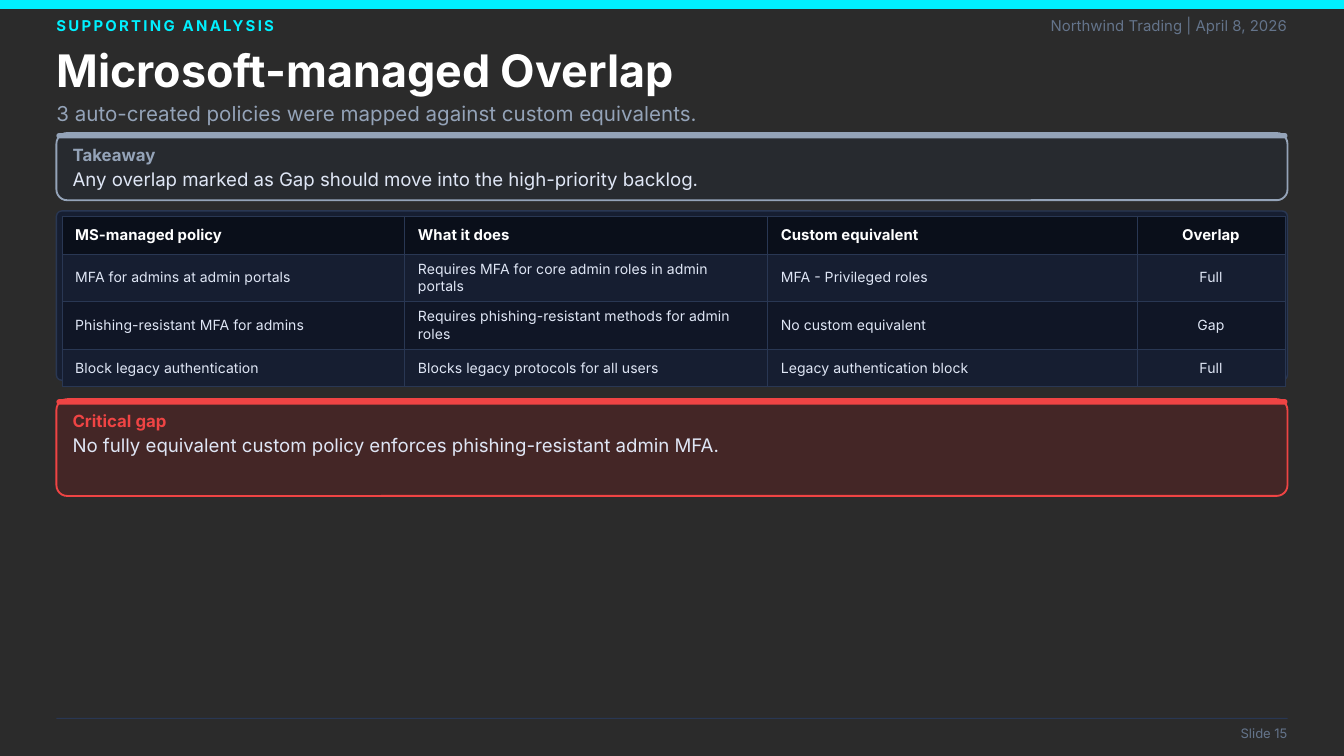
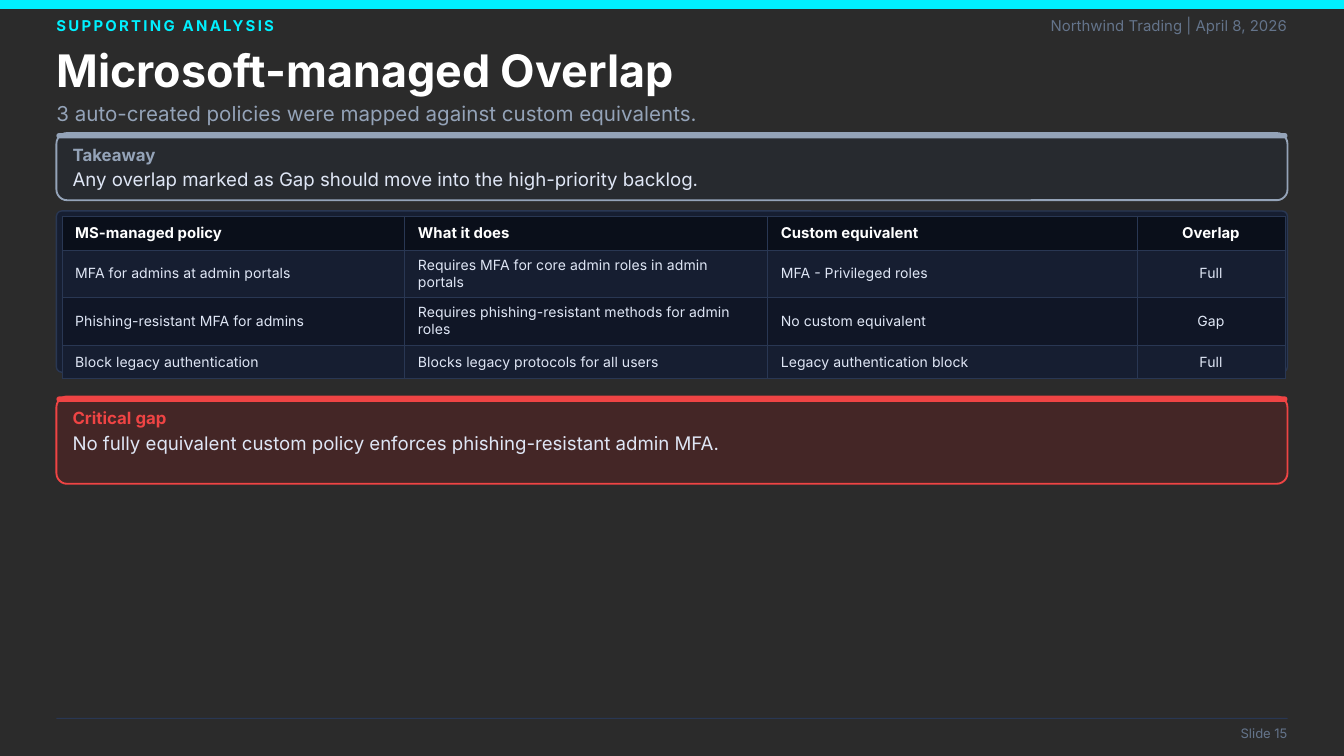
Before and after one commit to laroy-sh/ca-presentation, a slide deck: slide 15 of examples/sample/CA_Security_Posture_Report.sample.pptx. Drawn at 1344x756 pixels with LibreOffice and Linux fonts; fonts in the diff are those of the drawing; background and template pictures are left out; a plain dark background stands for a picture behind light text. Boxes give left, top, right and bottom in pixels: in the first picture for what was removed or moved away, otherwise in the second. Text is boxed around its words. In the diff, an @@ line names an element or a change of style, - is before the commit and + after.

Commit message:
fix: resolve callout-table overlaps and fit Policy Landscape on single slide
Compressed bar chart spacing, reduced card heights, and dynamically positioned
callout boxes relative to content on Identity Risk, PIM Coverage, and
MS-managed Overlap slides. Increased categoryCardsPerSlide limit to 12.

```diff
--- a/examples/sample/CA_Security_Posture_Report.sample.pptx
+++ b/examples/sample/CA_Security_Posture_Report.sample.pptx
@@ rounded rectangle: place and size @@
-rounded rectangle at bbox=[56, 211, 1288, 380]
+rounded rectangle at bbox=[56, 211, 1288, 372]
@@ rounded rectangle at bbox=[56, 211, 1288, 372]: proportions changed @@
@@ table: place and size @@
-table at bbox=[62, 216, 1285, 380]
+table at bbox=[62, 216, 1285, 374]
@@ rounded rectangle at bbox=[56, 396, 1288, 484]: proportions changed @@
@@ rounded rectangle: place and size @@
-rounded rectangle at bbox=[56, 399, 1288, 496]
+rounded rectangle at bbox=[56, 396, 1288, 484]
```
Also in this commit, not shown: 8 other slides changed, 11 other files.
